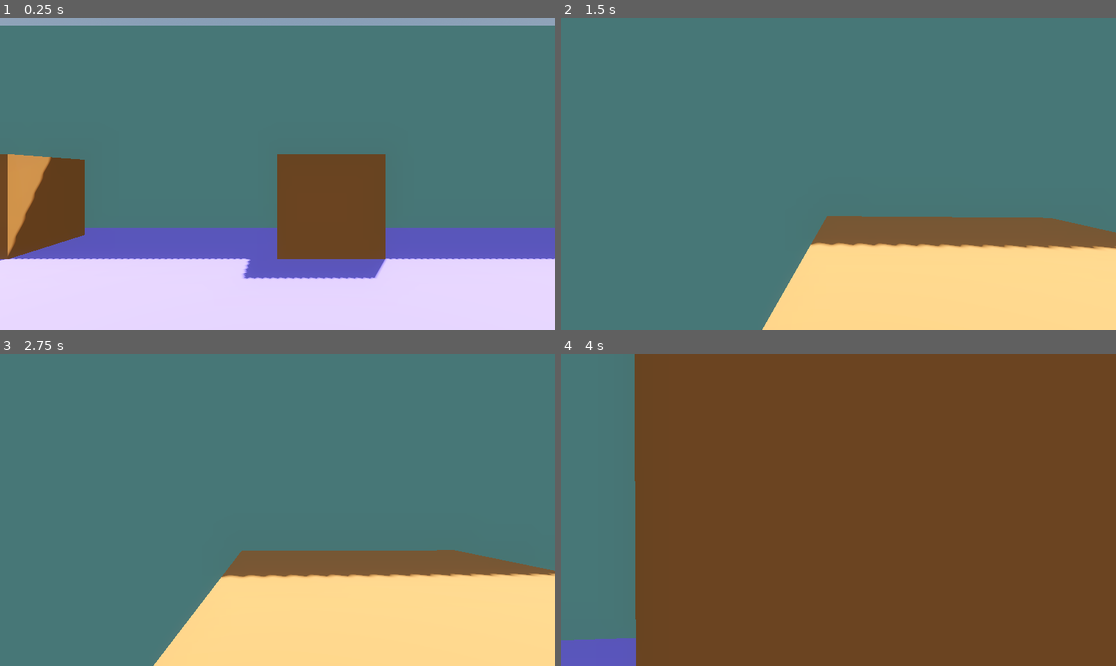
Above: before the commit, frames 1-4 (two rows, left to right).
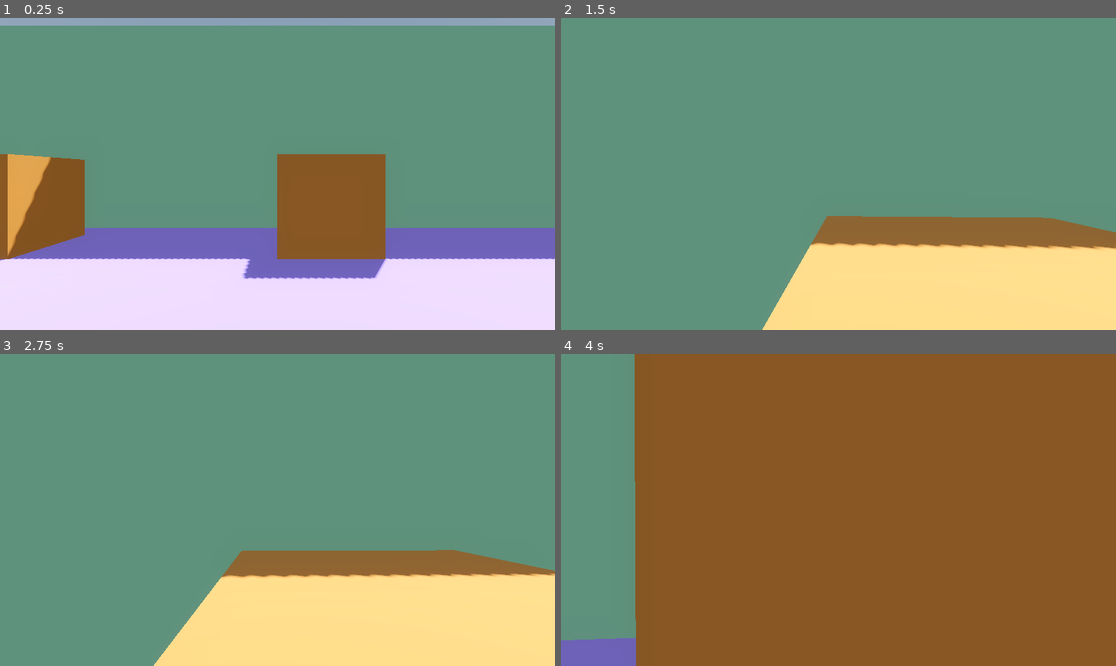
Above: after the commit, the same moments.

Repository: Tayacan/GameOff2023
Game: Godot game, scene res://scenes/playground.tscn
Two runs of this game, one before a commit and one after it. Both use one fixed random seed, a clock stepped at 60 frames per second and the inputs below.
Inputs (mouse positions are in pixels of both pictures, inside the frame that each line leads up to):
- Up to frame 1 (0.25 s): no input
- Up to frame 2 (1.5 s): tap Enter at 0.5 s; move the mouse to (866, 174) at 0.52 s; hold W (move_forward) from 0.53 s (still down); right-click (866, 174) at 0.6 s; tap Space (jump) at 0.77 s; move the mouse to (810, 174) at 1.27 s; click (810, 174) at 1.35 s
- Up to frame 3 (2.75 s): keep holding W (move_forward); tap Space (jump) at 1.52, 2 s; move the mouse to (288, 503) at 2.02 s; right-click (288, 503) at 2.1 s
- Up to frame 4 (4 s): keep holding W (move_forward); move the mouse to (832, 516) at 2.77 s; click (832, 516) at 2.85 s; tap Space (jump) at 3.02, 3.77 s; move the mouse to (877, 513) at 3.52 s; right-click (877, 513) at 3.6 s

The runs differ from the first frame. In frame 1, 67% of the frame differs, in the area x 0-100%, y 2-78%; in frame 2, 79%; in frame 3, 77%; in frame 4, 99%, in the area x 0-100%, y 0-100%.

Commit message:
Small adjustments
* Let player push objects from slightly greater distance
* Add a bit of ambient light

Diff:
--- a/player/player.tscn
+++ b/player/player.tscn
@@ -9,6 +9,7 @@
 [sub_resource type="CapsuleShape3D" id="CapsuleShape3D_2in15"]
 
 [sub_resource type="BoxShape3D" id="BoxShape3D_4b4fj"]
+size = Vector3(1, 1, 2)
 
 [node name="Player" type="CharacterBody3D"]
 transform = Transform3D(1, 0, 0, 0, 1, 0, 0, 0, 1, 0, 1.03251, 0)
@@ -34,7 +35,7 @@
 transform = Transform3D(1, 0, 0, 0, 1, 0, 0, 0, 1, 0, -0.579977, -1)
 
 [node name="CollisionShape3D" type="CollisionShape3D" parent="Head/PushArea"]
-transform = Transform3D(1, 0, 0, 0, 1, 0, 0, 0, 1, 0, 0, 0.5)
+transform = Transform3D(1, 0, 0, 0, 1, 0, 0, 0, 1, 0, 0, 0.294956)
 shape = SubResource("BoxShape3D_4b4fj")
 
 [node name="Linker" type="Node3D" parent="."]
--- a/scenes/playground.tscn
+++ b/scenes/playground.tscn
@@ -18,6 +18,8 @@
 [sub_resource type="Environment" id="Environment_dekjr"]
 background_mode = 2
 sky = SubResource("Sky_qti6a")
+ambient_light_color = Color(0.898039, 0.894118, 0.631373, 1)
+ambient_light_sky_contribution = 0.8
 tonemap_mode = 2
 glow_enabled = true
 glow_bloom = 0.09
